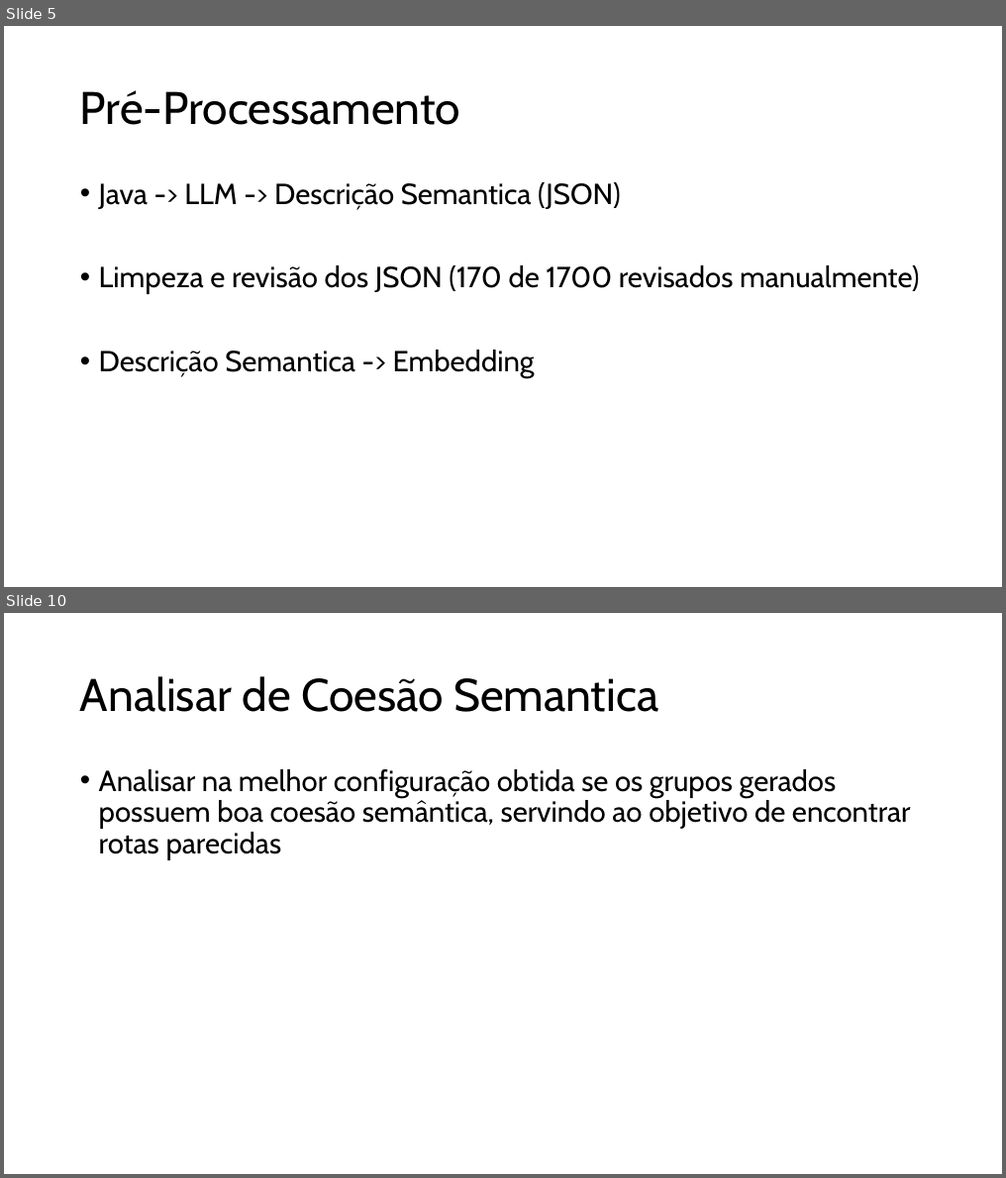
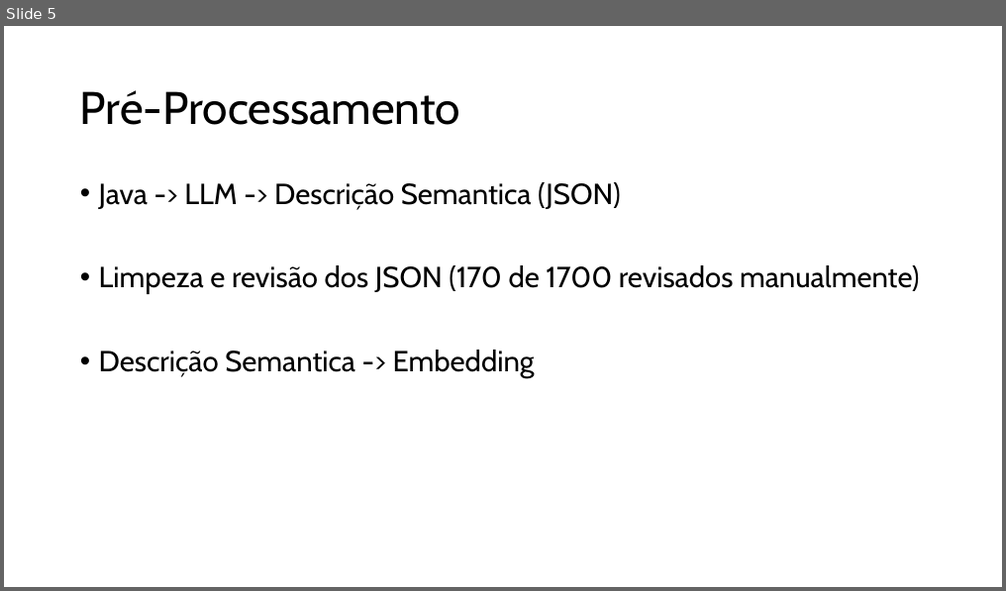
Before and after one commit to gilcesarf/imd3003-202502-projeto, a slide deck: CamelRouteEmbeddingAnalysis-Apresentacao.pptx. Shown one above the other, each under a label of ours: slides 5 and 10 before the commit, slide 5 after it; the slides between them are not shown. The pictures are 1006x1178 and 1006x591 pixels, drawn with LibreOffice and Linux fonts; fonts in the diff are those of the drawing. Boxes give left, top, right and bottom in pixels: in the first picture for what was removed or moved away, otherwise in the second. Text is boxed around its words. In the diff, an @@ line names an element or a change of style, - is before the commit and + after.

```diff
--- a/CamelRouteEmbeddingAnalysis-Apresentacao.pptx
+++ b/CamelRouteEmbeddingAnalysis-Apresentacao.pptx
@@ slide 10 removed at (x1=4, y1=613, x2=1002, y2=1174), background #FFFFFF @@
@@ title removed at (x1=80, y1=676, x2=658, y2=712) @@
-Analisar de Coesão Semantica
@@ text removed at (x1=99, y1=769, x2=911, y2=861) @@
-• Analisar na melhor configuração obtida se os grupos gerados possuem boa coesão semântica, servindo ao objetivo de encontrar rotas parecidas
```
Also in this commit, not shown: 5 slides changed, 6 slides added, 1 other file.
